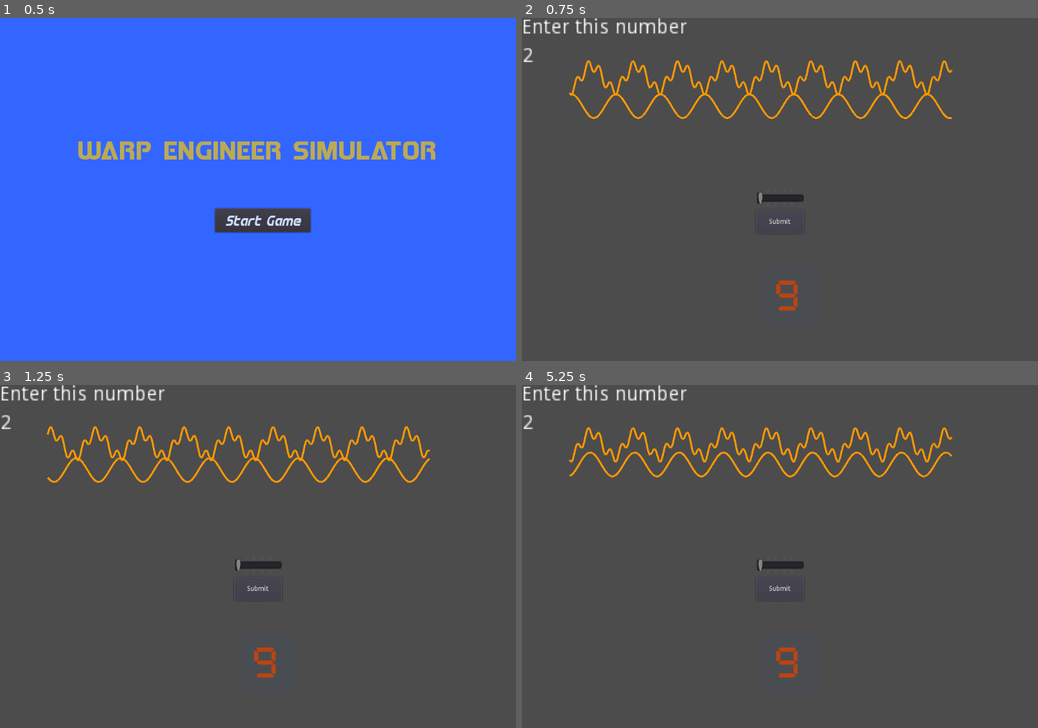
Above: before the commit, frames 1-4 (two rows, left to right).
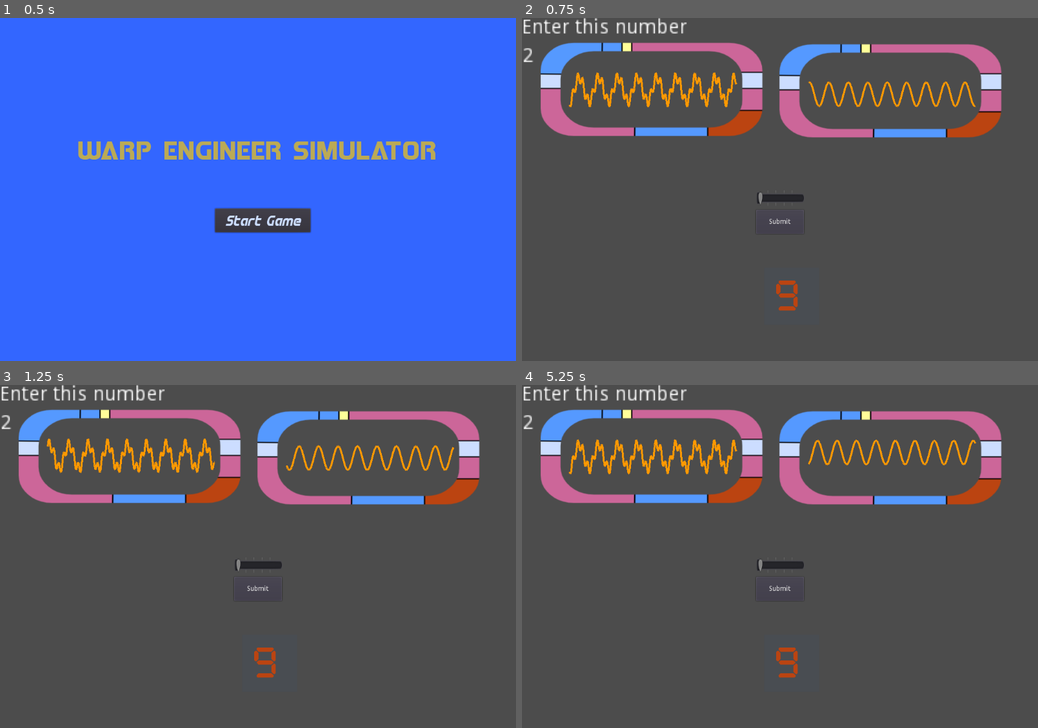
Above: after the commit, the same moments.

Repository: squiggle-at-squiggle/LDJam49
Game: Godot game, scene res://Scenes/Main.tscn
Two runs of this game, one before a commit and one after it. Both use one fixed random seed, a clock stepped at 60 frames per second and the inputs below.
Inputs:
- Up to frame 1 (0.5 s): no input
- Up to frame 2 (0.75 s): click "Start Game" at 0.5 s
- Up to frame 3 (1.25 s): no input
- Up to frame 4 (5.25 s): click "Submit" at 1.25 s; click "Submit" at 2 s; click "Submit" at 2.75 s; tap Enter at 3.5 s; tap Space at 4.25 s; click "Start Game" at 5 s

Frame 1 is identical in both runs. In frame 2, 11% of the frame differs, in the area x 3-93%, y 7-35%; in frame 3, 11%; in frame 4, 11%.

Commit message:
lcars boxes

Diff:
--- a/Code/EngineGraph.gd
+++ b/Code/EngineGraph.gd
@@ -28,7 +28,7 @@
 	# Choose graph dimensions and scales:
 	# In pixels on screen
 	var pixel_xmin = 0.0
-	var pixel_xmax = 800.0
+	var pixel_xmax = 350.0
 	var pixel_ymin = 50.0 # in Godot 2D, Y axis points down, but we want up
 	var pixel_ymax = 0.0
 	# Graph area
--- a/Scenes/ControlPanel.tscn
+++ b/Scenes/ControlPanel.tscn
@@ -46,7 +46,7 @@
 margin_bottom = -308.376
 
 [node name="PlayerScreen" parent="Control" instance=ExtResource( 4 )]
-position = Vector2( 100, 150 )
+position = Vector2( 600, 125 )
 
 [connection signal="pressed" from="Control/Submit" to="." method="_on_Submit_pressed"]
 [connection signal="changed" from="Control/SliderOne" to="." method="_on_SliderOne_changed"]
--- a/Scenes/EngineGraph.tscn
+++ b/Scenes/EngineGraph.tscn
@@ -1,7 +1,12 @@
-[gd_scene load_steps=2 format=2]
+[gd_scene load_steps=3 format=2]
 
 [ext_resource path="res://Code/EngineGraph.gd" type="Script" id=1]
+[ext_resource path="res://Art/Drawing-11.sketchpad.png" type="Texture" id=2]
 
 [node name="EngineGraph" type="Node2D"]
-position = Vector2( 100, 100 )
 script = ExtResource( 1 )
+
+[node name="Sprite" type="Sprite" parent="."]
+position = Vector2( 170, 25 )
+scale = Vector2( 1.2, 1 )
+texture = ExtResource( 2 )
--- a/Scenes/Puzzle.tscn
+++ b/Scenes/Puzzle.tscn
@@ -27,3 +27,4 @@
 }
 
 [node name="EngineGraph" parent="." instance=ExtResource( 2 )]
+position = Vector2( 100, 125 )
Binary file added: Art/Drawing-11.sketchpad.png
Not shown, added: Art/Drawing-11.sketchpad.png.import
